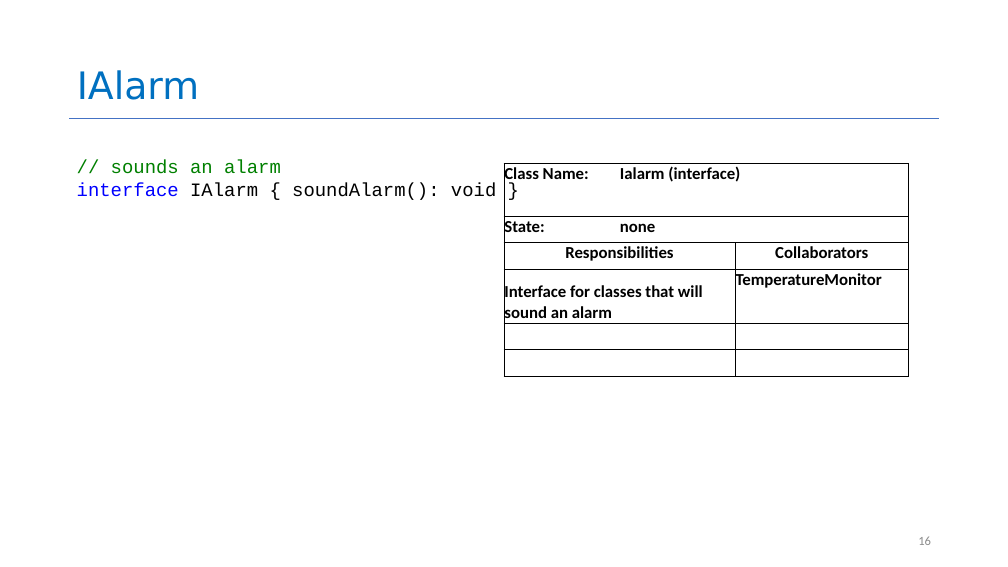
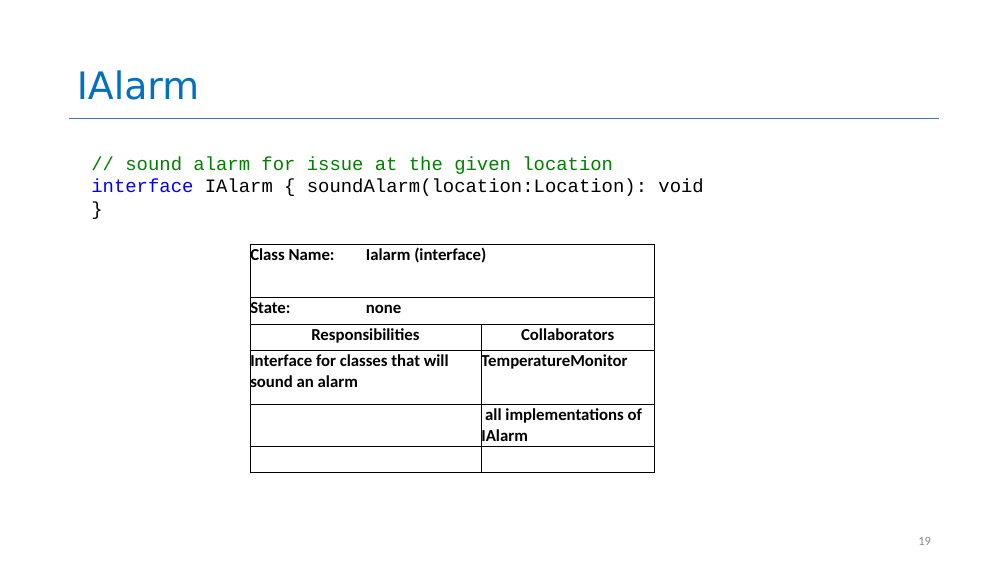
Before and after one commit to neu-se/CS4530-CS5500-Spring-2021, a slide deck: slide 19 of Slides/Lesson 2.1 Documenting Your Design.pptx (slide 16 before the commit). Drawn at 1008x567 pixels with LibreOffice and Linux fonts; fonts in the diff are those of the drawing. Boxes give left, top, right and bottom in pixels: in the first picture for what was removed or moved away, otherwise in the second. Text is boxed around its words. In the diff, an @@ line names an element or a change of style, - is before the commit and + after.

```diff
--- a/Slides/Lesson 2.1 Documenting Your Design.pptx
+++ b/Slides/Lesson 2.1 Documenting Your Design.pptx
@@ text at <box>91,157,703,196</box>: text changed @@
-// sounds an alarm
-interface IAlarm { soundAlarm(): void }
+// sound alarm for issue at the given location
+interface IAlarm { soundAlarm(location:Location): void }
@@ table at <box>250,244,655,472</box> @@
+row 5:  |  | all implementations of IAlarm
-row 6:  |  | 
@@ table: place and size @@
-table at <box>504,163,909,377</box>
+table at <box>250,244,655,472</box>
@@ page number at <box>918,537,931,545</box>: text changed @@
-16
+19
```
Also in this commit, not shown: 4 other slides changed, 6 slides added, 3 other files.
